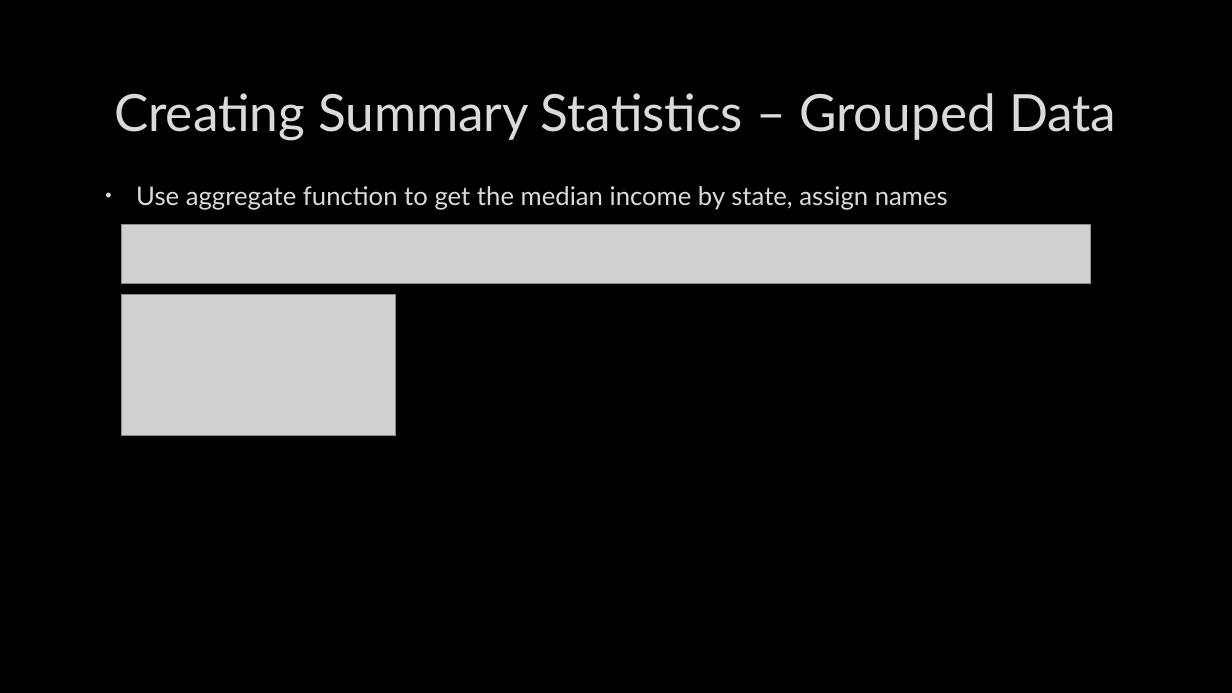
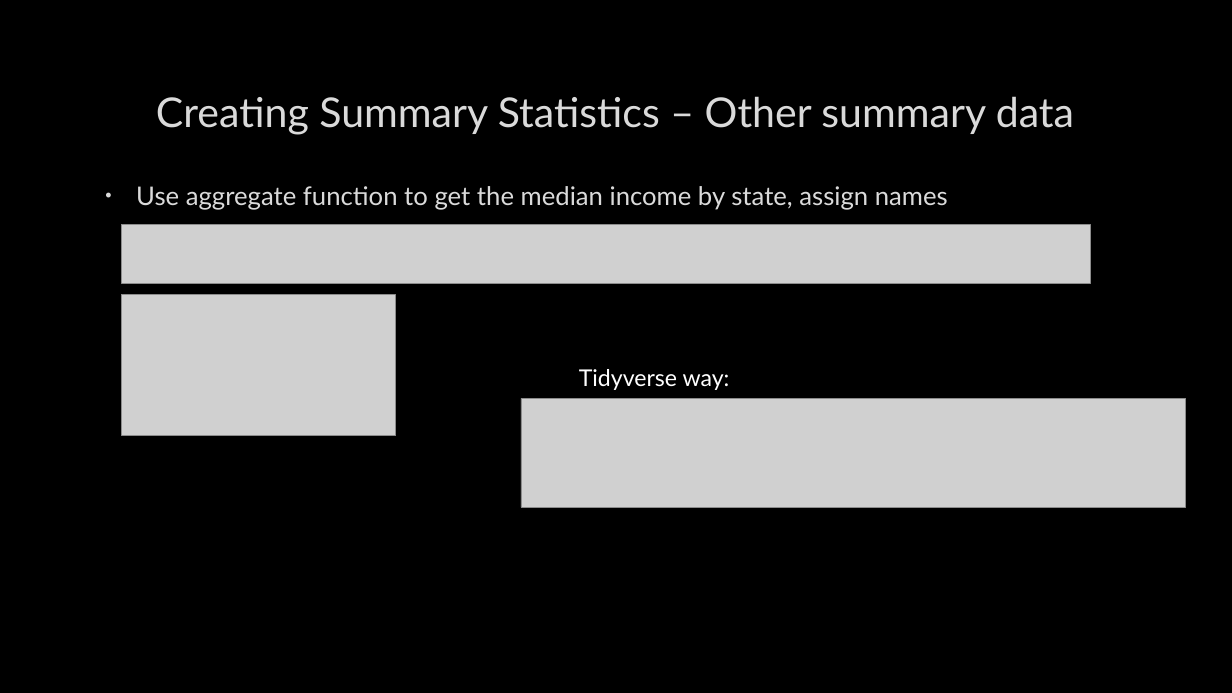
Before and after one commit to CharlotteLoobyRTI/IFDTC23, a slide deck: slide 18 of IFDTC_presentation_RTech.pptx (slide 16 before the commit). Drawn at 1232x693 pixels with LibreOffice and Linux fonts; fonts in the diff are those of the drawing; grey boxes stand for pictures; background and template pictures are left out. Boxes give left, top, right and bottom in pixels: in the first picture for what was removed or moved away, otherwise in the second. Text is boxed around its words. In the diff, an @@ line names an element or a change of style, - is before the commit and + after.

```diff
--- a/IFDTC_presentation_RTech.pptx
+++ b/IFDTC_presentation_RTech.pptx
@@ title at [156, 96, 1074, 134]: text changed; size 40 to 32 pt @@
-Creating Summary Statistics – Grouped Data
+Creating Summary Statistics – Other summary data
@@ text added at [579, 369, 730, 390], 18 pt, text #FFFFFF @@
+Tidyverse way:
@@ picture added at [521, 398, 1186, 507] @@
```
Also in this commit, not shown: 14 other slides changed, 2 slides added.
